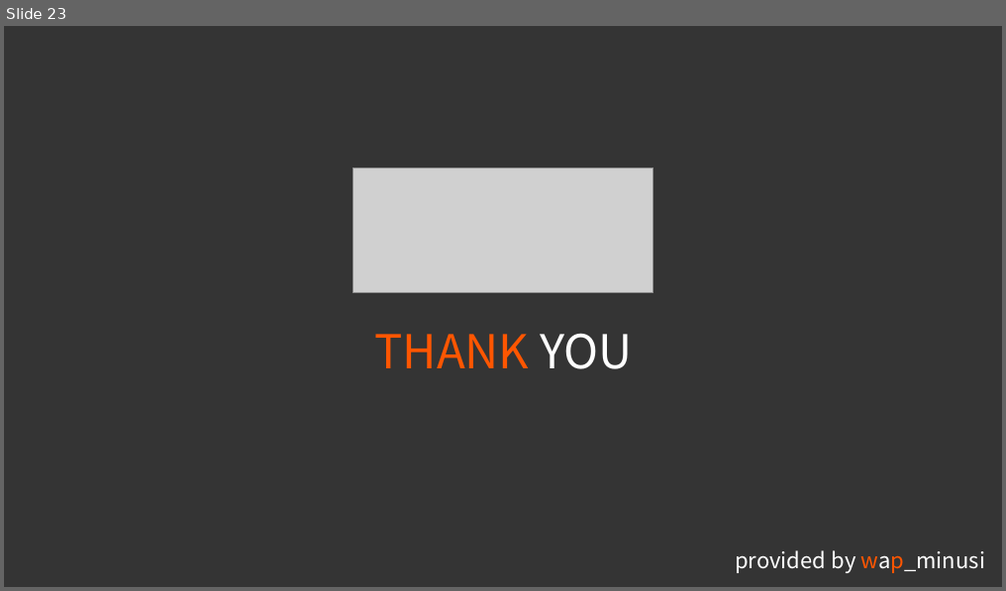
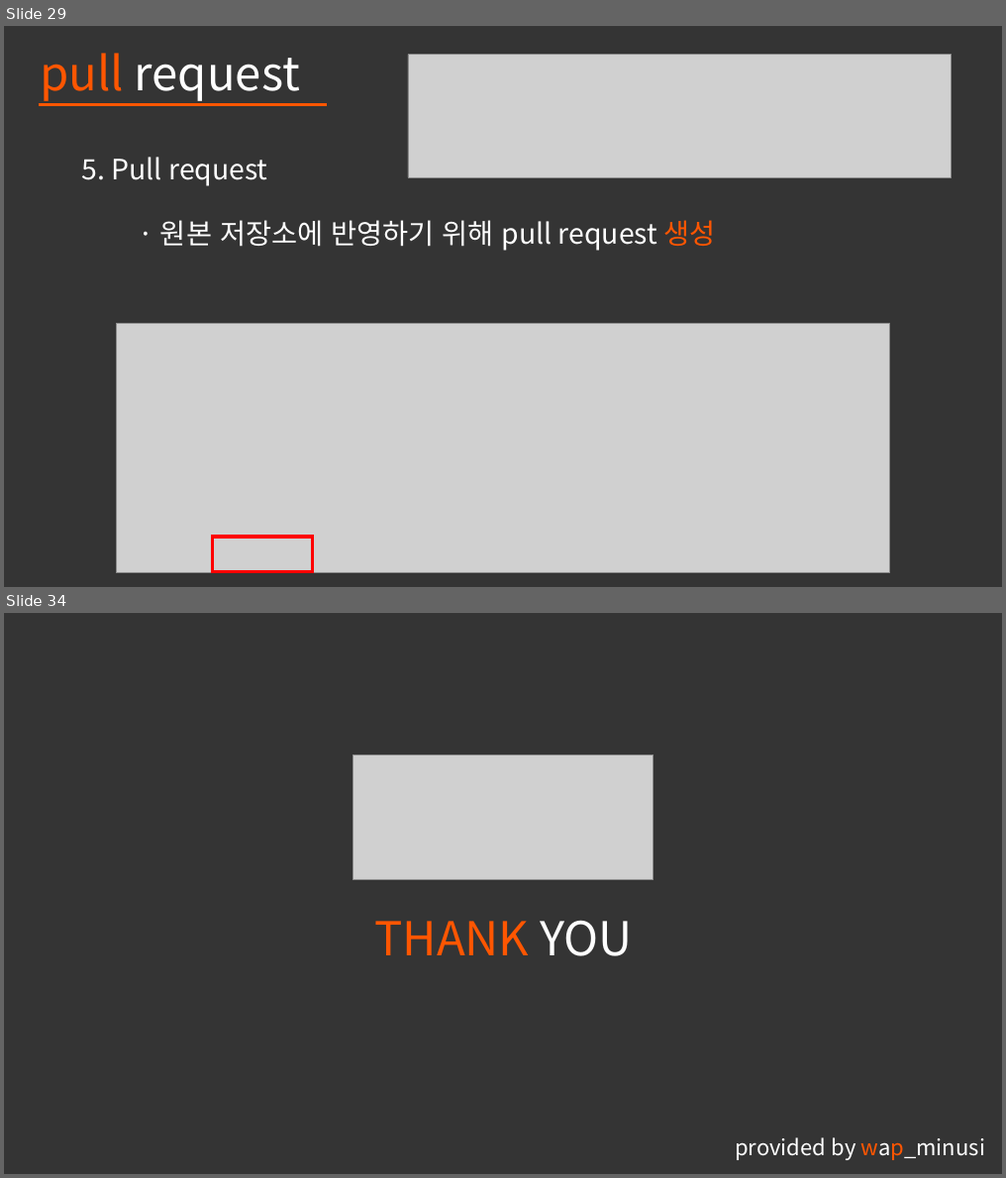
Before and after one commit to pknu-wap/git-flow-seminar, a slide deck: WAP_Git Flow & Pull Request_Minusi.pptx. Shown one above the other, each under a label of ours: slide 23 before the commit, slides 29 and 34 after it; the slides between them are not shown. The pictures are 1006x591 and 1006x1178 pixels, drawn with LibreOffice and Linux fonts; fonts in the diff are those of the drawing; grey boxes stand for pictures; background and template pictures are left out. Boxes give left, top, right and bottom in pixels: in the first picture for what was removed or moved away, otherwise in the second. Text is boxed around its words. In the diff, an @@ line names an element or a change of style, - is before the commit and + after.

Commit message:
update seminar ppt about pull request section

```diff
--- a/WAP_Git Flow & Pull Request_Minusi.pptx
+++ b/WAP_Git Flow & Pull Request_Minusi.pptx
@@ slide 29 added at [4,26,1002,587], background #343434 @@
@@ text added at [40,53,300,101], 45 pt, text #FFFFFF @@
+pull request
@@ picture added at [408,55,951,178] @@
@@ line added from (39, 104) to (327, 104), #FFFFFF 3 pt @@
@@ line added from (39, 104) to (313, 104), #FFFFFF 3 pt @@
@@ text added at [82,157,267,186], 27 pt, text #FFFFFF @@
+5. Pull request
@@ text added at [160,220,715,251], 27 pt, text #FFFFFF @@
+· 원본 저장소에 반영하기 위해 pull request 생성
@@ picture added at [116,324,890,573] @@
@@ rectangle added at [212,537,313,571], outline #FF0000 3 pt @@
@@ what was slide 23 is now slide 34 @@
```
Also in this commit, not shown: 11 other slides added, 1 slide removed.
